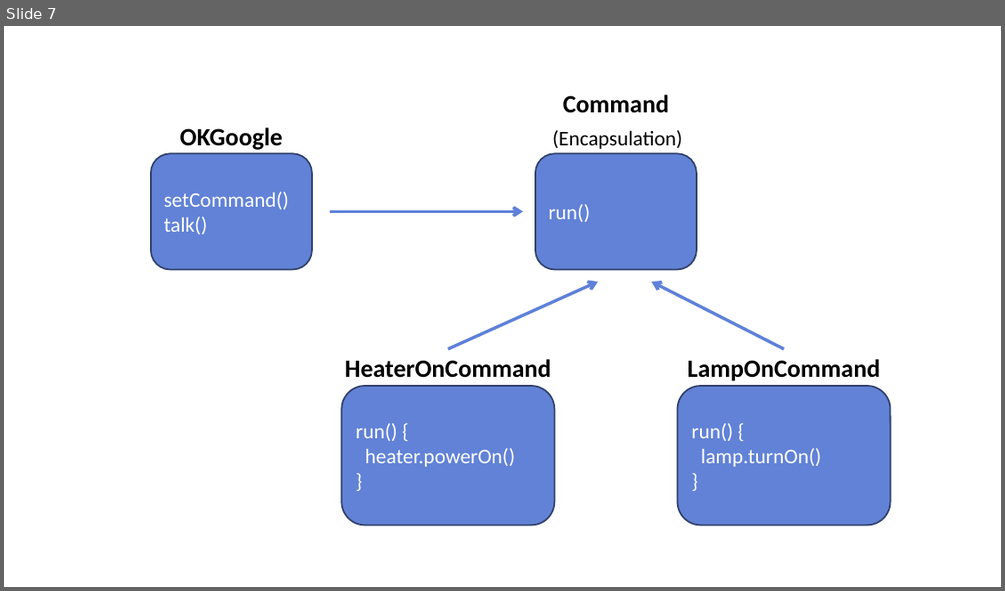
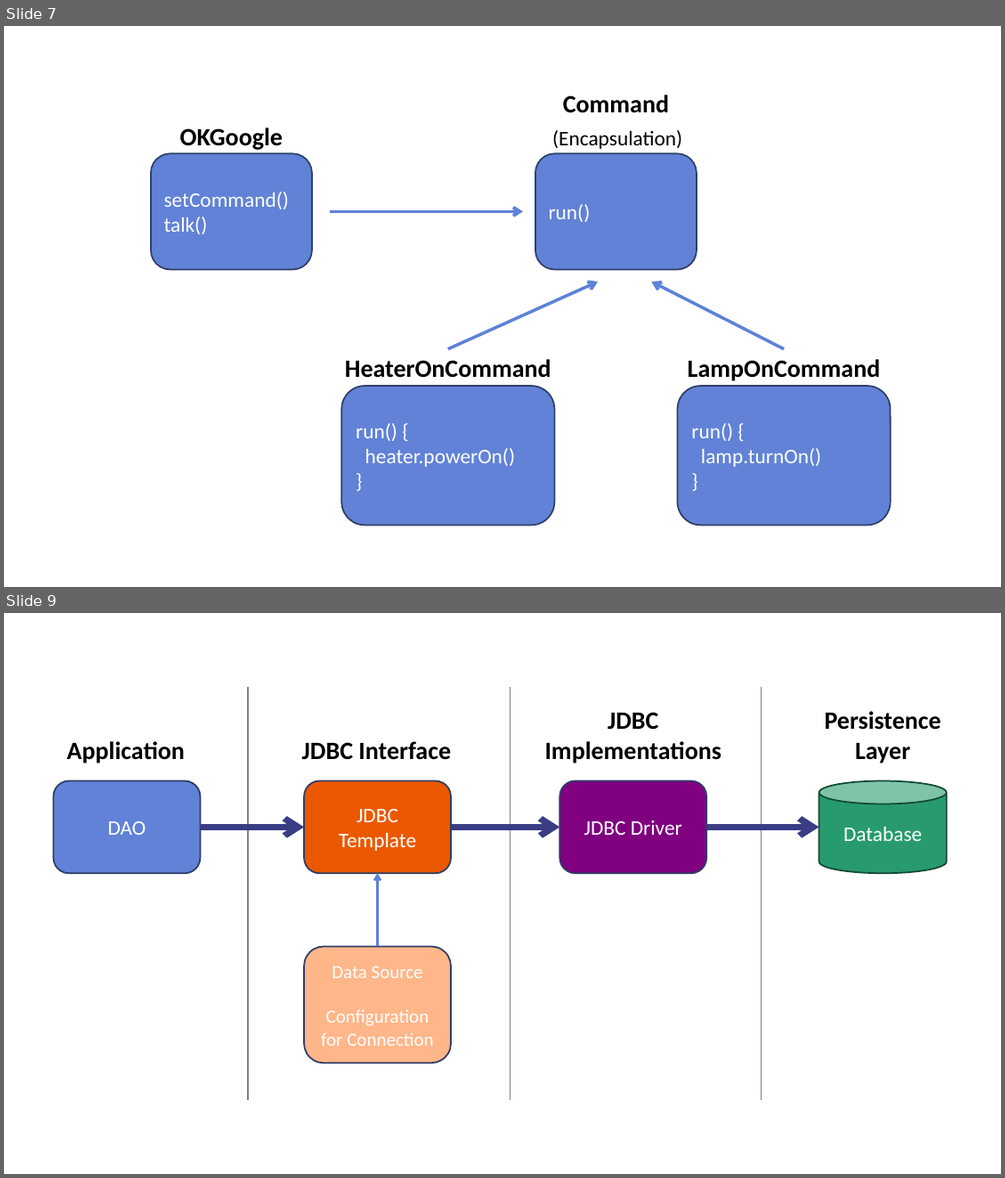
Before and after one commit to Nephelai/nephelai.github.io, a slide deck: etc/images.pptx. Shown one above the other, each under a label of ours: slide 7 before the commit, slides 7 and 9 after it; the slides between them are not shown. The pictures are 1005x591 and 1005x1178 pixels, drawn with LibreOffice and Linux fonts; fonts in the diff are those of the drawing. Boxes give left, top, right and bottom in pixels: in the first picture for what was removed or moved away, otherwise in the second. Text is boxed around its words. In the diff, an @@ line names an element or a change of style, - is before the commit and + after.

Commit message:
add image "data access layer"

```diff
--- a/etc/images.pptx
+++ b/etc/images.pptx
@@ slide 9 added at box(4, 613, 1001, 1174), background #FFFFFF @@
@@ line added from (248, 687) to (248, 1100), #808080 1 pt @@
@@ line added from (510, 687) to (510, 1100), #808080 1 pt @@
@@ line added from (760, 687) to (760, 1100), #808080 1 pt @@
@@ text added at box(545, 712, 721, 763), 24 pt, text #000000, bold @@
+JDBC Implementations
@@ text added at box(825, 711, 941, 763), 24 pt, text #000000, bold @@
+Persistence Layer
@@ text added at box(67, 741, 185, 763), 24 pt, text #000000, bold @@
+Application
@@ text added at box(302, 741, 451, 760), 24 pt, text #000000, bold @@
+JDBC Interface
@@ rounded rectangle added at box(53, 780, 200, 873), fill #6182D6, outline #2E3E67 1.5 pt, 20 pt, text #FFFFFF @@
+DAO
@@ rounded rectangle added at box(304, 780, 451, 873), fill #EB5800, outline #2E3E67 1.5 pt, 20 pt, text #FFFFFF @@
+JDBC Template
@@ rounded rectangle added at box(559, 780, 706, 873), fill #800080, outline #2E3E67 1.5 pt, 20 pt, text #FFFFFF @@
+JDBC Driver
@@ cylinder added at box(819, 780, 947, 873), fill #289B6E, outline #134A34 1.5 pt, 20 pt, text #FFFFFF @@
+Database
@@ arrow added from (200, 827) to (304, 827), #3A3C84 6 pt @@
@@ arrow added from (451, 827) to (559, 827), #3A3C84 6 pt @@
@@ arrow added from (707, 827) to (819, 827), #3A3C84 6 pt @@
@@ arrow added from (377, 947) to (377, 873), #5E81D9 2.25 pt @@
@@ rounded rectangle added at box(304, 947, 451, 1063), fill #FFB689, outline #2E3E67 1.5 pt, 18 pt, text #FFFFFF @@
+Data Source
+Configuration
+for Connection
```
Also in this commit, not shown: 1 slide changed, 1 other file.
